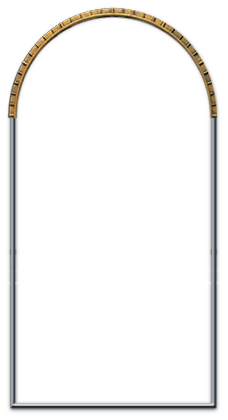
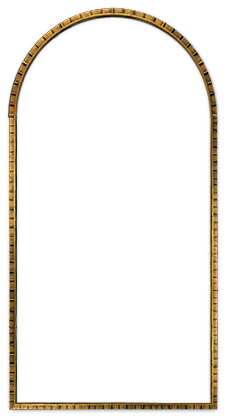
Comparing the layer stacks of the two 228x420 images. Changes:
added group "Group 1" (1st of 2) with 2 layers above "Group 1" over left=8, top=7, right=218, bottom=410
added layer "Layer 2" (1st of 5, in "Group 1") in group "Group 1" over left=8, top=116, right=218, bottom=410
added layer "pngfuel.com-15" (1st of 2, in "Group 1") in group "Group 1" over left=8, top=7, right=217, bottom=120
moved "pngfuel.com-15" (2nd of 2, in "Group 1") into group "Group 1" over left=8, top=7, right=217, bottom=120
